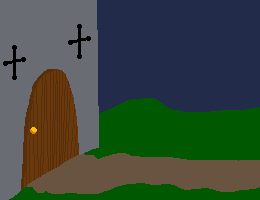
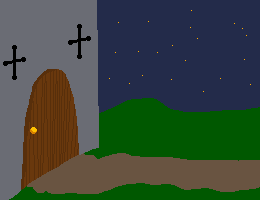
Layer changes from the first 260x200 image to the second:
painted on "Pasted Layer" over [109, 10, 251, 92]
